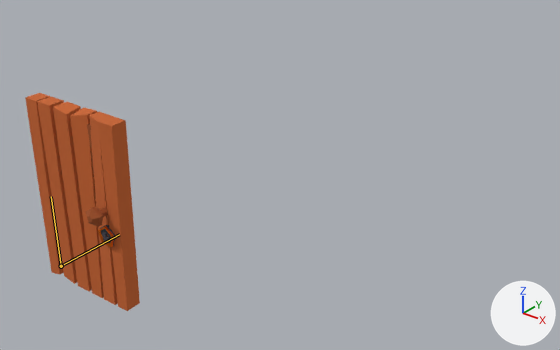
The glTF model blender/door.glb, before and after one commit.
Rendered twice from a camera (50 mm lens) standing at (5.0, -9.92, 5.43) and looking at (-0.72, -2.77, 1.0). The lights are fixed; the arrows at lower right show +X, +Y and +Z. Both versions are drawn at frame 1 of the action 'open'; the numbers are the values there. The bones that bend it are drawn over the model as lines.
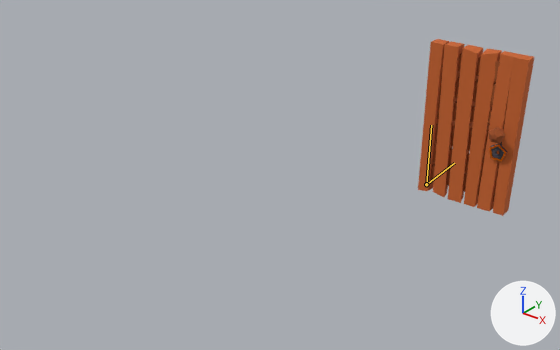
Patch to the scene script:
```diff
--- a/blender/door.glb.py
+++ b/blender/door.glb.py
@@ bone_rig_object @@
 bone_rig_object = bpy.data.objects['Armature']  # the whole rig 'Armature'
-bone_rig_object.location = (-2.454, -5.076, 0.049)
+bone_rig_object.location = (0.0, 0.0, 0.0)
```

Pixel boxes [x1, y1, x2, y2] of what changed, in the pictures (560 x 350 px):
'Cube.021', posed (19% shorter): before [25, 93, 140, 311]; after [418, 39, 534, 216]
